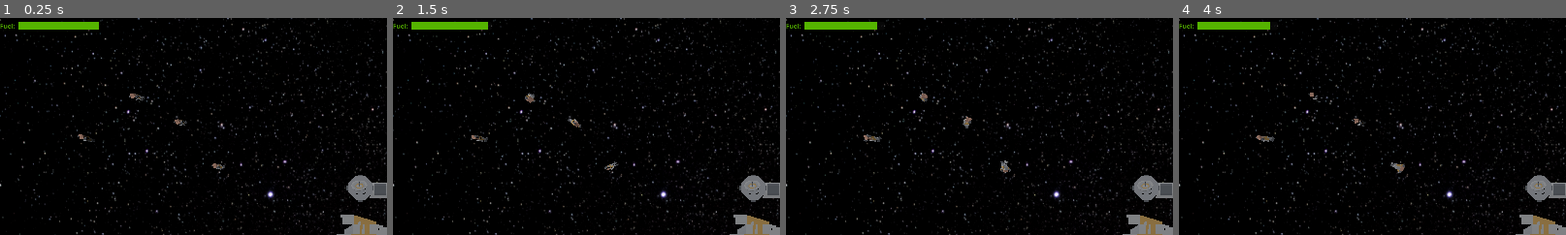
Above: before the commit, frames 1-4 (left to right).
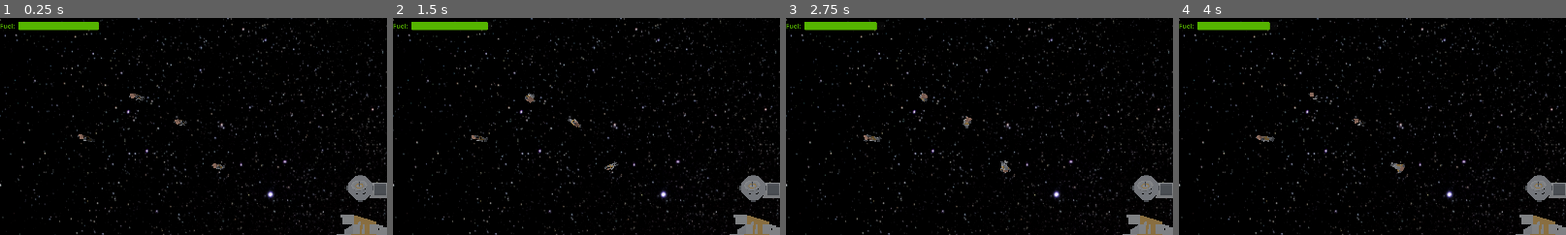
Above: after the commit, the same moments.

Repository: SiJiL82/limited-space
Game: Godot game, scene res://assets/Scenes/world.tscn
The game is run twice, just before and just after one commit, with the same random seed, the same clock (stepped at 60 frames per second) and the same inputs.
Inputs (mouse positions are % of the whole screen's width and height, from its top left):
- Up to frame 1 (0.25 s): no input
- Up to frame 2 (1.5 s): move the mouse to (72, 45) at 0.52 s; hold Space (thruster) 0.53-1.28 s; move the mouse to (30, 55) at 1.27 s
- Up to frame 3 (2.75 s): move the mouse to (60, 28) at 2.02 s; hold Space (thruster) from 2.03 s (still down)
- Up to frame 4 (4 s): move the mouse to (45, 70) at 2.77 s; move the mouse to (80, 65) at 3.52 s; release Space (thruster) at 3.53 s
The pictures show only the part of the screen within x 0-50%, y 0-50%; the shares and areas given below are measured in that part.

The runs differ from the first frame. In frame 1, less than 0.1% of the frame differs, in the area x 4-26%, y 1-6%; in frame 2, less than 0.1%; in frame 3, less than 0.1%; in frame 4, less than 0.1%.

Commit message:
Round edges of fuel bar

Diff:
--- a/assets/Scenes/world.tscn
+++ b/assets/Scenes/world.tscn
@@ -9,8 +9,14 @@
 [ext_resource type="Script" path="res://scripts/Fuel.gd" id="7_t456d"]
 [ext_resource type="PackedScene" uid="uid://b3htof6nno8ja" path="res://assets/meshes/space_station.glb" id="8_jqhqs"]
 
+[sub_resource type="StyleBoxEmpty" id="StyleBoxEmpty_v2h0u"]
+
 [sub_resource type="StyleBoxFlat" id="StyleBoxFlat_gp4yg"]
 bg_color = Color(0.333333, 0.705882, 0, 1)
+corner_radius_top_left = 3
+corner_radius_top_right = 3
+corner_radius_bottom_right = 3
+corner_radius_bottom_left = 3
 
 [sub_resource type="BoxShape3D" id="BoxShape3D_nx7s0"]
 
@@ -30,24 +36,28 @@
 
 [node name="UI" type="CanvasLayer" parent="."]
 
-[node name="HBoxContainer" type="HBoxContainer" parent="UI"]
+[node name="GameInfo" type="PanelContainer" parent="UI"]
 offset_right = 40.0
 offset_bottom = 40.0
+theme_override_styles/panel = SubResource("StyleBoxEmpty_v2h0u")
 
-[node name="FuelLabel" type="Label" parent="UI/HBoxContainer"]
+[node name="HBoxContainer" type="HBoxContainer" parent="UI/GameInfo"]
+layout_mode = 2
+
+[node name="FuelLabel" type="Label" parent="UI/GameInfo/HBoxContainer"]
 layout_mode = 2
 theme_override_colors/font_color = Color(0.333333, 0.705882, 0, 1)
 text = "Fuel: "
 
-[node name="VBoxContainer" type="VBoxContainer" parent="UI/HBoxContainer"]
+[node name="VBoxContainer" type="VBoxContainer" parent="UI/GameInfo/HBoxContainer"]
 layout_mode = 2
 
-[node name="MarginContainer" type="MarginContainer" parent="UI/HBoxContainer/VBoxContainer"]
+[node name="MarginContainer" type="MarginContainer" parent="UI/GameInfo/HBoxContainer/VBoxContainer"]
 layout_mode = 2
 theme_override_constants/margin_top = 10
 theme_override_constants/margin_bottom = 10
 
-[node name="FuelBar" type="ProgressBar" parent="UI/HBoxContainer/VBoxContainer/MarginContainer" node_paths=PackedStringArray("fuel")]
+[node name="FuelBar" type="ProgressBar" parent="UI/GameInfo/HBoxContainer/VBoxContainer/MarginContainer" node_paths=PackedStringArray("fuel")]
 custom_minimum_size = Vector2(200, 20)
 layout_mode = 2
 size_flags_vertical = 3
@@ -55,7 +65,7 @@
 step = 1.0
 show_percentage = false
 script = ExtResource("2_7praw")
-fuel = NodePath("../../../../../Player/Fuel")
+fuel = NodePath("../../../../../../Player/Fuel")
 
 [node name="Space" type="Sprite3D" parent="."]
 transform = Transform3D(10, 0, 0, 0, -4.37114e-07, 10, 0, -10, -4.37114e-07, -1.173, -5, -3.923)
Not shown: 1 places in assets/Scenes/world.tscn that only renumber resources
